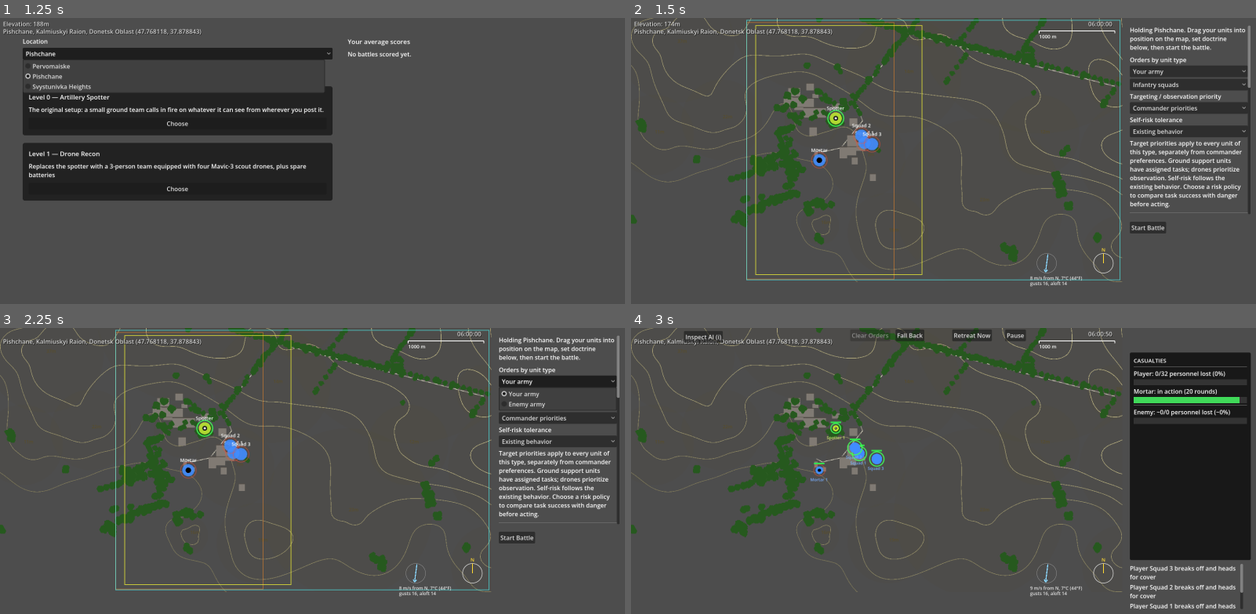
Above: before the commit, frames 1-4 (two rows, left to right).
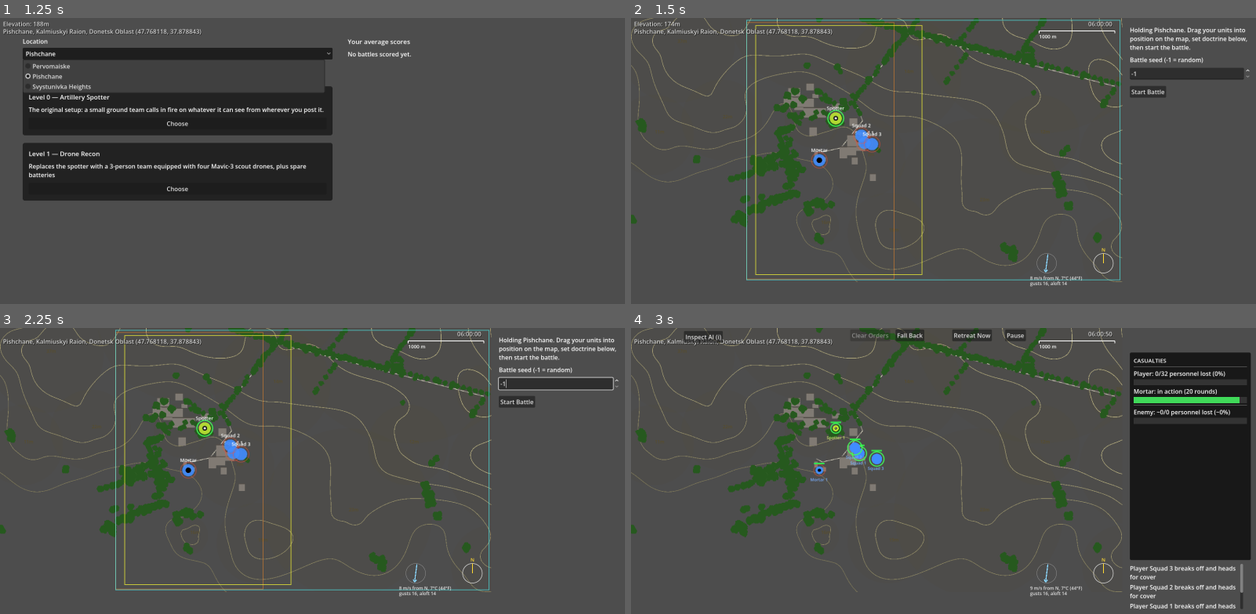
Above: after the commit, the same moments.

Repository: verybadcat/Drones
Game: Godot game, scene res://scenes/Main.tscn
Two runs of this game, one before a commit and one after it. Both use one fixed random seed, a clock stepped at 60 frames per second and the inputs below. Sound files missing from this copy of the repository are replaced by a short silence.
Inputs (mouse positions are in pixels of both pictures, inside the frame that each line leads up to):
- Up to frame 1 (1.25 s): click "Pishchane" at 0.5 s
- Up to frame 2 (1.5 s): click "Choose" at 1.25 s
- Up to frame 3 (2.25 s): click (556, 382) at 2 s, where only the run before the commit has a clickable "Your army"
- Up to frame 4 (3 s): click "Start Battle" at 2.75 s

Frame 1 is identical in both runs. In frame 2, 4.5% of the frame differs, in the area x 79-100%, y 2-76%; in frame 3, 4.1%; in frame 4, nothing differs.

Commit message:
Setup sidebar keeps only the instruction line, the battle seed and Start Battle; every removed preference is at its old default
Co-Authored-By: Claude Sonnet 5 <noreply@anthropic.com>

Diff:
--- a/scripts/deployment_phase.gd
+++ b/scripts/deployment_phase.gd
@@ -1,8 +1,8 @@
 class_name DeploymentPhase
 extends GameScreen
 ## The deployment screen: the player drags the units into position on the map
-## (DeploymentScreen, in the map's SubViewport), sets doctrine (DoctrinePanel, in the
-## sidebar) and presses "Start Battle", which hands the whole thing on as one doctrine
+## (DeploymentScreen, in the map's SubViewport), optionally sets the battle seed (DoctrinePanel, in
+## the sidebar) and presses "Start Battle", which hands the whole thing on as one doctrine
 ## dictionary (start_requested) — this screen builds it, the battle screen acts on it. A
 ## loupe (deployment_magnifier.gd) shows the placement being dragged.
 ##
@@ -50,7 +50,7 @@
 
 	start_button = Button.new()
 	start_button.text = "Start Battle"
-	start_button.position = Vector2(GameConfig.SIDEBAR_X, 540)
+	start_button.position = Vector2(GameConfig.SIDEBAR_X, 20.0 + DoctrinePanel.PANEL_HEIGHT + 10.0) # just under the panel
 	start_button.pressed.connect(request_start)
 	add_child(start_button)
 
@@ -82,6 +82,12 @@
 ## "Start Battle": gathers the placements and the doctrine into the one dictionary the
 ## battle is started from, and hands it on.
 func request_start() -> void:
+	start_requested.emit(build_doctrine())
+
+
+## The dictionary the battle is started from (see request_start). Separate so a test can start
+## a battle from a doctrine the setup screen has no controls for any more.
+func build_doctrine() -> Dictionary:
 	var positions := deployment_screen.get_positions()
 	# One standing order for the whole force, not a separately dialed-in
 	# threshold per squad — see DoctrinePanel.get_retreat_threshold's own
@@ -106,4 +112,4 @@
 	}
 
 	doctrine.merge(doctrine_panel.get_commander_doctrine())
-	start_requested.emit(doctrine)
+	return doctrine
--- a/scripts/doctrine_panel.gd
+++ b/scripts/doctrine_panel.gd
@@ -1,265 +1,56 @@
 extends Control
 class_name DoctrinePanel
-## Sidebar doctrine controls that aren't a map position: one shared retreat
-## threshold for the whole force, and the mortar's shoot-and-scoot doctrine.
-## Starting positions are set on DeploymentScreen instead (drag and drop) —
-## see DeploymentPhase, which reads from both this panel and the deployment screen
-## to build the doctrine dict when Start Battle is pressed.
-##
-## No retreat-threshold control for the mortar: a mortar crew is either in
-## action or knocked out by a single hit, not worn down by percent casualties
-## the way a squad is — see Unit.take_hit().
+## The setup screen's sidebar: the one line of instruction and the battle seed. It used to hold
+## every preference (orders by unit type, the standing retreat threshold, the mortar's shoot and
+## scoot, both commanders' profiles); the user asked to get rid of most of it ("During the setup, I
+## want to get rid of most of the part at the right of the screen (the preferences). I do want to
+## keep the part below, and also keep the battle seed") and those are now always their defaults:
+## the baseline commander profile for both sides (retreat at 50% casualties), no per-type orders,
+## and a mortar that shoots and scoots. Starting positions are set on DeploymentScreen (drag and
+## drop) — see DeploymentPhase, which reads from both this panel and the deployment screen to build
+## the doctrine dict when Start Battle is pressed.
 
 const CommanderProfile = preload("res://scripts/commander_profile.gd")
 const UnitDoctrine = preload("res://scripts/unit_doctrine.gd")
-var _type_orders := {0: UnitDoctrine.sanitize({}), 1: UnitDoctrine.sanitize({})}
-var _type_side: OptionButton
-var _unit_type: OptionButton
-var _type_target: OptionButton
-var _type_risk: OptionButton
-var _type_note: RichTextLabel
-var _player_profile: OptionButton
-var _enemy_profile: OptionButton
-var _profile_note: RichTextLabel
-var _weights: Dictionary = {}
-var _deterministic: CheckBox
 var _seed: SpinBox
-var _threshold_value: Label
-var _threshold_slider: HSlider
-var _mortar_shoot_and_scoot: CheckBox
+
+## The panel's height: what it holds, and the Start Battle button sits just under it.
+const PANEL_HEIGHT: float = 150.0
 
 
 func _ready() -> void:
-	custom_minimum_size = Vector2(320, 500)
+	custom_minimum_size = Vector2(320, PANEL_HEIGHT)
 	size = custom_minimum_size
 
-	var scroll := ScrollContainer.new()
-	scroll.set_anchors_and_offsets_preset(Control.PRESET_FULL_RECT)
-	scroll.horizontal_scroll_mode = ScrollContainer.SCROLL_MODE_DISABLED
-	add_child(scroll)
 	var root := VBoxContainer.new()
-	root.size_flags_horizontal = Control.SIZE_EXPAND_FILL
+	root.set_anchors_and_offsets_preset(Control.PRESET_FULL_RECT)
 	root.add_theme_constant_override("separation", 10)
-	scroll.add_child(root)
+	add_child(root)
 
 	var title := GameConfig.make_selectable_label("Holding %s. Drag your units into position on the map, set doctrine below, then start the battle." % GameConfig.CURRENT_MAP.name)
 	title.autowrap_mode = TextServer.AUTOWRAP_WORD_SMART
 	root.add_child(title)
 
-	root.add_child(_build_unit_orders())
-	root.add_child(HSeparator.new())
-	root.add_child(_build_retreat_section())
-	root.add_child(HSeparator.new())
-	root.add_child(_build_mortar_section())
-	root.add_child(HSeparator.new())
-	root.add_child(_build_profiles())
-
-
-## ONE standing order for the whole force, not a separate breaking point
-## negotiated per squad — real infantry doctrine is explicit that a unit
-## "never withdraws except upon the verified order of higher authority"
-## (FM 3-21.8): a squad doesn't decide for itself, from its own casualties
-## alone, that it's time to pull out — that call belongs to command. This
-## slider IS that order, a single coherent piece of commander's intent
-## ("hold as long as you can" vs. "don't get decisively engaged, pull back
-## early to preserve the force") given up front as part of the defensive
-## plan, applied identically to every squad — not three separately dialed-
-## in percentages as if each squad negotiated its own terms with command.
-## Giving it in advance, rather than only live, means nobody has to get a
-## radio call through mid-fight to do something already authorized — the
-## General Retreat button remains the same authority's live override on
-## top of it, a further, later order from the same source.
-func _build_retreat_section() -> Control:
-	var box := VBoxContainer.new()
-
-	var label := GameConfig.make_selectable_label("Standing order, whole force")
-	box.add_child(label)
-
-	# Stacked (label above, slider below) rather than side by side — packed
-	# into an HBoxContainer, the label's own single-line width (~264px) plus
-	# the slider's 140px minimum summed to more than this panel's fixed
-	# 320px width, with nothing clipping the overflow: the excess just drew
-	# straight past the sidebar and off the right edge of the window. Each
-	# on its own line comfortably fits the panel's width alone.
-	var threshold_label := GameConfig.make_selectable_label("Retreat threshold (% casualties):")
-	threshold_label.autowrap_mode = TextServer.AUTOWRAP_OFF
-	box.add_child(threshold_label)
-	var threshold_slider := HSlider.new()
-	threshold_slider.min_value = 10
-	threshold_slider.max_value = 90
-	threshold_slider.step = 5
-	threshold_slider.value = 50
-	threshold_slider.custom_minimum_size = Vector2(140, 0)
-	box.add_child(threshold_slider)
-
-	_threshold_value = Label.new()
-	_threshold_value.text = "50% casualties"
-	box.add_child(_threshold_value)
-	threshold_slider.value_changed.connect(func(value): _threshold_value.text = "%d%% casualties" % int(value))
-	_threshold_slider = threshold_slider
-	return box
-
-
-func _build_mortar_section() -> Control:
-	var box := VBoxContainer.new()
-
-	var label := GameConfig.make_selectable_label("Mortar")
-	box.add_child(label)
-
-	var note := GameConfig.make_selectable_label("A mortar crew is either in action or knocked out by a hit — no retreat threshold to set.")
-	note.autowrap_mode = TextServer.AUTOWRAP_WORD_SMART
-	box.add_child(note)
-
-	var scoot_row := HBoxContainer.new()
-	var scoot_check := CheckBox.new()
-	# Kept short deliberately — a CheckBox draws its own text on one line
-	# with no wrapping, and the fuller "(relocate after every shot)" phrasing
-	# used to push this past the panel's width with nothing to clip the
-	# overflow. The detail lives in the note below instead.
-	scoot_check.text = "Shoot and scoot"
-	scoot_check.button_pressed = true
-	scoot_row.add_child(scoot_check)
-	box.add_child(scoot_row)
-	_mortar_shoot_and_scoot = scoot_check
-
-	var scoot_note := GameConfig.make_selectable_label("Relocates after every shot. The walk itself takes as long as it takes, at a realistic pace — no separate cooldown to set.")
-	scoot_note.autowrap_mode = TextServer.AUTOWRAP_WORD_SMART
-	box.add_child(scoot_note)
-
-	return box
-
-
-func get_retreat_threshold() -> float:
-	return _threshold_slider.value / 100.0
-
-
-func get_mortar_doctrine() -> Dictionary:
-	return {
-		"shoot_and_scoot": _mortar_shoot_and_scoot.button_pressed,
-	}
-
-
-func _build_profiles() -> Control:
-	var box := VBoxContainer.new()
-	box.add_child(GameConfig.make_selectable_label("Commander profiles"))
-	box.add_child(GameConfig.make_selectable_label("Your commander"))
-	_player_profile = OptionButton.new()
-	_enemy_profile = OptionButton.new()
-	for label in CommanderProfile.LABELS:
-		_player_profile.add_item(label)
-		_enemy_profile.add_item(label)
-	box.add_child(_player_profile)
-	_profile_note = GameConfig.make_selectable_label()
-	_profile_note.autowrap_mode = TextServer.AUTOWRAP_WORD_SMART
-	box.add_child(_profile_note)
-	for i in CommanderProfile.AXES.size():
-		box.add_child(GameConfig.make_selectable_label(CommanderProfile.AXIS_LABELS[i]))
-		var spin := SpinBox.new()
-		spin.min_value = 0.1
-		spin.max_value = 3.0
-		spin.step = 0.1
-		spin.value = 1.0
-		_weights[CommanderProfile.AXES[i]] = spin
-		box.add_child(spin)
-	_deterministic = CheckBox.new()
-	_deterministic.text = "Deterministic target choices"
-	box.add_child(_deterministic)
-	box.add_child(GameConfig.make_selectable_label("Enemy commander"))
-	box.add_child(_enemy_profile)
-	var note := GameConfig.make_selectable_label("Profiles tune firing preferences. Retreat follows the standing threshold above. Movement and emergency rules still apply. Archetypes are fictional; the deliberate evaluator is a local scoring policy.")
-	note.autowrap_mode = TextServer.AUTOWRAP_WORD_SMART
-	box.add_child(note)
-	box.add_child(GameConfig.make_selectable_label("Battle seed (-1 = random)"))
+	root.add_child(GameConfig.make_selectable_label("Battle seed (-1 = random)"))
 	_seed = SpinBox.new()
 	_seed.min_value = -1
 	_seed.max_value = 2147483647
 	_seed.value = -1
-	box.add_child(_seed)
-	_player_profile.item_selected.connect(_on_profile_selected)
-	_on_profile_selected(0)
-	return box
+	root.add_child(_seed)
 
 
-func _on_profile_selected(index: int) -> void:
-	var p: Dictionary = CommanderProfile.preset(CommanderProfile.IDS[index])
-	_profile_note.text = CommanderProfile.description(p.id)
-	_threshold_slider.value = p.retreat_threshold * 100.0
-	for axis in CommanderProfile.AXES:
-		_weights[axis].value = p[axis]
-		_weights[axis].editable = p.id != "baseline"
-	_deterministic.button_pressed = p.deterministic
-	_deterministic.disabled = p.id == "baseline"
+## The standing retreat order for the whole force: the baseline profile's, 50% casualties.
+func get_retreat_threshold() -> float:
+	return CommanderProfile.preset("baseline").retreat_threshold
+
+
+func get_mortar_doctrine() -> Dictionary:
+	return {"shoot_and_scoot": true}
 
 
 func get_commander_doctrine() -> Dictionary:
-	var p: Dictionary = CommanderProfile.preset(CommanderProfile.IDS[_player_profile.selected])
-	for axis in CommanderProfile.AXES:
-		p[axis] = _weights[axis].value
-	p.deterministic = _deterministic.button_pressed
-	p.retreat_threshold = get_retreat_threshold()
-	return {"player_profile": p,
-		"enemy_profile": CommanderProfile.preset(CommanderProfile.IDS[_enemy_profile.selected]),
-		"player_unit_types": _type_orders[0].duplicate(true),
-		"enemy_unit_types": _type_orders[1].duplicate(true),
+	return {"player_profile": CommanderProfile.preset("baseline"),
+		"enemy_profile": CommanderProfile.preset("baseline"),
+		"player_unit_types": UnitDoctrine.sanitize({}),
+		"enemy_unit_types": UnitDoctrine.sanitize({}),
 		"seed": int(_seed.value)}
-
-
-func _build_unit_orders() -> Control:
-	var box := VBoxContainer.new()
-	box.add_child(GameConfig.make_selectable_label("Orders by unit type"))
-	_type_side = OptionButton.new()
-	_type_side.add_item("Your army")
-	_type_side.add_item("Enemy army")
-	box.add_child(_type_side)
-	_unit_type = OptionButton.new()
-	for label in UnitDoctrine.TYPE_LABELS: _unit_type.add_item(label)
-	box.add_child(_unit_type)
-	box.add_child(GameConfig.make_selectable_label("Targeting / observation priority"))
-	_type_target = OptionButton.new()
-	box.add_child(_type_target)
-	box.add_child(GameConfig.make_selectable_label("Self-risk tolerance"))
-	_type_risk = OptionButton.new()
-	for label in UnitDoctrine.RISK_LABELS: _type_risk.add_item(label)
-	box.add_child(_type_risk)
-	_type_note = GameConfig.make_selectable_label()
-	_type_note.autowrap_mode = TextServer.AUTOWRAP_WORD_SMART
-	box.add_child(_type_note)
-	_type_side.item_selected.connect(func(_index): _load_unit_orders())
-	_unit_type.item_selected.connect(func(_index): _load_unit_orders())
-	_type_target.item_selected.connect(func(_index): _save_unit_orders())
-	_type_risk.item_selected.connect(func(_index): _save_unit_orders())
-	_load_unit_orders()
-	return box
-
-
-func _load_unit_orders() -> void:
-	var key: String = UnitDoctrine.TYPES[_unit_type.selected]
-	var orders: Dictionary = _type_orders[_type_side.selected][key]
-	_type_target.clear()
-	var unarmed := key in ["spotter", "drone_team", "resupply_run"]
-	if unarmed:
-		_type_target.add_item("Assigned support task (unarmed)")
-	else:
-		for label in UnitDoctrine.TARGET_LABELS:
-			_type_target.add_item("Clearest observation" if key == "drone" and label == "Best hit chance" else label)
-	_type_target.disabled = unarmed
-	_type_target.select(0 if unarmed else UnitDoctrine.TARGET_IDS.find(orders.targeting))
-	_type_risk.select(UnitDoctrine.RISK_IDS.find(orders.risk))
-	_update_type_note()
-
-
-func _save_unit_orders() -> void:
-	var key: String = UnitDoctrine.TYPES[_unit_type.selected]
-	_type_orders[_type_side.selected][key] = {"targeting": UnitDoctrine.TARGET_IDS[_type_target.selected], "risk": UnitDoctrine.RISK_IDS[_type_risk.selected]}
-	_update_type_note()
-
-
-func _update_type_note() -> void:
-	var id: String = UnitDoctrine.RISK_IDS[_type_risk.selected]
-	var text := "Target priorities apply to every unit of this type, separately from commander preferences. Ground support units have assigned tasks; drones prioritize observation. "
-	if id == "inherit":
-		text += "Self-risk follows the existing behavior. Choose a risk policy to compare task success with danger before acting."
-	else:
-		var limits := UnitDoctrine.risk_limits(id)
-		text += "Over the next 3 tactical minutes, accepts up to %.0f%% estimated elimination risk and %.0f%% chance of taking a hit. Goal success must justify that risk. Estimates use known threats; they are not guarantees. Squad casualty withdrawal orders still apply." % [limits.max_loss * 100, limits.max_hit * 100]
-	_type_note.text = text
--- a/scripts/main.gd
+++ b/scripts/main.gd
@@ -4,7 +4,7 @@
 ## bar, compass and weather block in MapHudOverlay, the tactical clock, the elevation and
 ## location readouts), the wind and rain sound, the durable score history and the chosen recon
 ## setup — and shows exactly one screen at a time (a GameScreen): level select, then
-## deployment (drag units + set doctrine), then the battle (with a general retreat order the
+## deployment (drag units into position, optionally set the seed), then the battle (with a general retreat order the
 ## player can give at any time) and its after-action report, whose "choose a new setup" goes
 ## back to level select — so trying again can change the reconnaissance setup itself, not just
 ## doctrine.
--- a/scripts/tests/test_decision_ui.gd
+++ b/scripts/tests/test_decision_ui.gd
@@ -9,26 +9,20 @@
 	main._on_recon_mode_chosen(GameConfig.ReconMode.DRONE_TEAM)
 	await process_frame
 	await process_frame
-	var panel = main.current_screen.doctrine_panel
-	panel._player_profile.select(3)
-	panel._on_profile_selected(3)
-	panel._enemy_profile.select(2)
-	panel._unit_type.select(1)
-	panel._load_unit_orders()
-	panel._type_target.select(4)
-	panel._type_risk.select(2)
-	panel._save_unit_orders()
-	panel._unit_type.select(0)
-	panel._load_unit_orders()
-	assert(panel._type_target.selected == 0)
-	panel._type_side.select(1)
-	panel._load_unit_orders()
-	panel._type_target.select(1)
-	panel._save_unit_orders()
-	panel._seed.value = 731
-	panel.get_child(0).scroll_vertical = 340
+	# The setup screen no longer has controls for profiles or per-type orders (only the seed), so
+	# the doctrine is built from what it does produce and the rest is filled in here, then handed to
+	# the battle exactly as Start Battle would.
+	var phase: DeploymentPhase = main.current_screen
+	phase.doctrine_panel._seed.value = 731
+	var doctrine: Dictionary = phase.build_doctrine()
+	assert(doctrine.seed == 731)
+	doctrine.player_profile = load("res://scripts/commander_profile.gd").preset("deliberate")
+	doctrine.enemy_profile = load("res://scripts/commander_profile.gd").preset("aggressive")
+	var unit_doctrine = load("res://scripts/unit_doctrine.gd")
+	doctrine.player_unit_types["mortar"] = {"targeting": unit_doctrine.TARGET_IDS[4], "risk": unit_doctrine.RISK_IDS[2]}
+	doctrine.enemy_unit_types["squad"] = {"targeting": unit_doctrine.TARGET_IDS[1], "risk": doctrine.enemy_unit_types["squad"].risk}
 	await process_frame
-	main.current_screen.request_start()
+	phase.start_requested.emit(doctrine)
 	var battle: BattleScreen = main.current_screen
 	battle.battle_manager.set_process(false)
 	for i in 100:
--- /dev/null
+++ b/scripts/tests/test_setup_panel.gd
@@ -0,0 +1,66 @@
+extends SceneTree
+## Direct user request: "During the setup, I want to get rid of most of the part at the right of the
+## screen (the preferences). I do want to keep the part below, and also keep the battle seed." What is
+## left of the sidebar is the instruction line, the battle seed and the Start Battle button; every
+## removed preference is at its old default, so a battle started from setup is what it was with the
+## controls untouched.
+##
+## Run: godot --headless --path . --script scripts/tests/test_setup_panel.gd
+const UnitDoctrine = preload("res://scripts/unit_doctrine.gd")
+var failures := 0
+
+func check(condition: bool, message: String) -> void:
+	if not condition:
+		failures += 1
+		push_error(message)
+
+func _initialize() -> void:
+	call_deferred("run")
+
+func descendants(node: Node) -> Array:
+	var out: Array = []
+	for c in node.get_children():
+		out.append(c)
+		out.append_array(descendants(c))
+	return out
+
+func run() -> void:
+	var main = load("res://scripts/main.gd").new()
+	root.add_child(main)
+	await process_frame
+	main._show_deployment()
+	await process_frame
+	var phase: DeploymentPhase = main.current_screen
+	var panel: DoctrinePanel = phase.doctrine_panel
+
+	var kinds := {}
+	for n in descendants(panel):
+		kinds[n.get_class()] = kinds.get(n.get_class(), 0) + 1
+	check(not kinds.has("OptionButton") and not kinds.has("HSlider") and not kinds.has("CheckBox"), "No preference controls are left (found %s)" % str(kinds))
+	check(kinds.get("SpinBox", 0) == 1, "...only the battle seed spin box (found %s)" % str(kinds))
+	var text := ""
+	for n in descendants(panel):
+		if n is Label or n is RichTextLabel:
+			text += " " + n.text
+	check("Holding %s. Drag your units into position on the map, set doctrine below, then start the battle." % GameConfig.CURRENT_MAP.name in text, "The instruction line is kept word for word, as the user asked (%s)" % text)
+	check("Battle seed" in text, "...and the battle seed label is there")
+	check(phase.start_button != null and phase.start_button.position.y >= panel.position.y + panel.size.y, "The Start Battle button sits just under the panel")
+	check(phase.start_button.position.y < 300.0, "...near the top rather than where the long panel used to end (y=%.0f)" % phase.start_button.position.y)
+
+	var captured: Array = []
+	phase.start_requested.connect(func(d): captured.append(d))
+	panel._seed.value = 1234
+	phase.request_start()
+	var d: Dictionary = captured[0]
+	check(d.seed == 1234, "The seed still goes into the battle")
+	check(d.player_profile.id == "baseline" and d.enemy_profile.id == "baseline", "Both commanders are the baseline profile, as the controls' defaults were")
+	check(is_equal_approx(d.squads[0].retreat_threshold, 0.5), "Squads retreat at 50% casualties, as the slider's default did")
+	check(d.mortar.shoot_and_scoot == true, "The mortar shoots and scoots, as the checkbox's default did")
+	check(d.player_unit_types == UnitDoctrine.sanitize({}) and d.enemy_unit_types == UnitDoctrine.sanitize({}), "No per-unit-type orders")
+	check(is_equal_approx(d.player_profile.protection, 1.0) and d.player_profile.deterministic == false, "The baseline weights and randomness are untouched")
+	panel._seed.value = -1
+	captured.clear()
+	phase.request_start()
+	check(captured[0].seed == -1, "...and -1 still means a random battle")
+	print("Setup panel tests: %d failures" % failures)
+	quit(1 if failures else 0)
Not shown, added: scripts/tests/test_setup_panel.gd.uid
Not shown, changed: docs/designs/tactical-commander-doctrine.md
